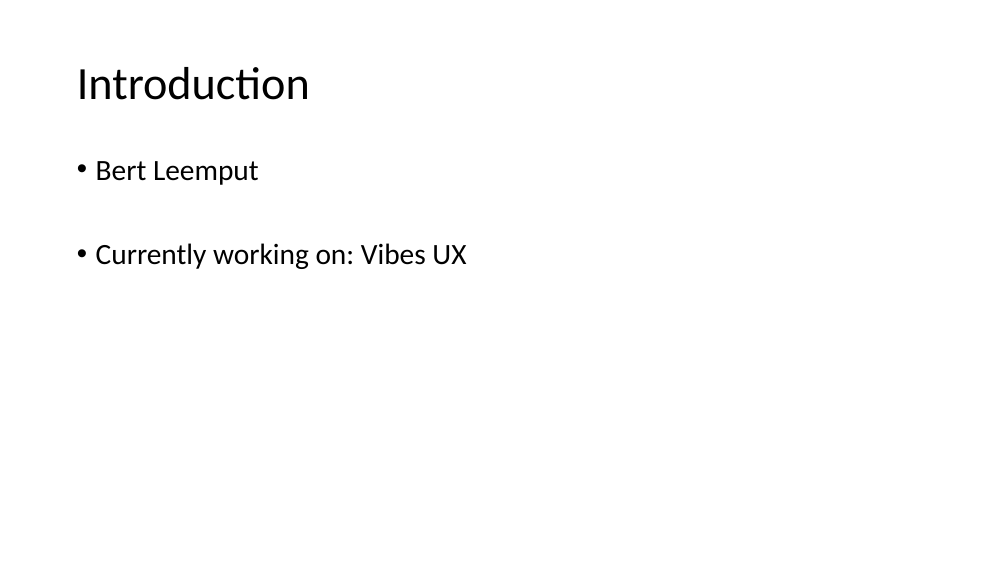
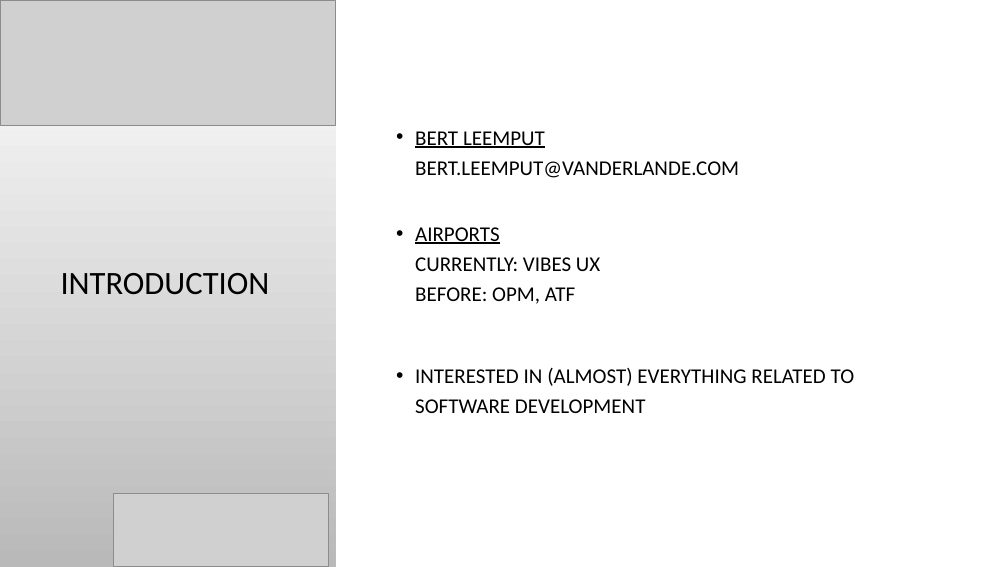
Before and after one commit to bertleemput/reactive-demo, a slide deck: slide 3 of Reactive Programming.pptx. Drawn at 1008x567 pixels with LibreOffice and Linux fonts; fonts in the diff are those of the drawing; grey boxes stand for pictures; background and template pictures are left out. Boxes give left, top, right and bottom in pixels: in the first picture for what was removed or moved away, otherwise in the second. Text is boxed around its words. In the diff, an @@ line names an element or a change of style, - is before the commit and + after.

```diff
--- a/Reactive Programming.pptx
+++ b/Reactive Programming.pptx
@@ background #FFFFFF to picture (left out) @@
@@ rectangle added at <box>0,0,336,567</box>, fill gradient #FFFFFF to #B9B9B9 @@
@@ picture added at <box>0,0,336,126</box> @@
@@ rectangle added at <box>336,0,1008,567</box>, fill #FFFFFF @@
@@ text "BERT LEEMPUT BERT.LEEMPUT@VANDERLANDE.COM" at <box>415,131,855,413</box>: vertical alignment top to middle @@
@@ text at <box>415,131,855,413</box>: text changed; size 28 to 20 pt @@
-• Bert Leemput
-• Currently working on: Vibes UX
+• BERT LEEMPUT
+  BERT.LEEMPUT@VANDERLANDE.COM
+• AIRPORTS
+  CURRENTLY: VIBES UX
+  BEFORE: OPM, ATF
+• INTERESTED IN (ALMOST) EVERYTHING RELATED TO SOFTWARE DEVELOPMENT
@@ title at <box>61,273,270,295</box>: text changed; size 44 to 31 pt @@
-Introduction
+INTRODUCTION
@@ picture added at <box>114,493,328,567</box> @@
```
Also in this commit, not shown: 12 other slides changed, 4 slides added.
